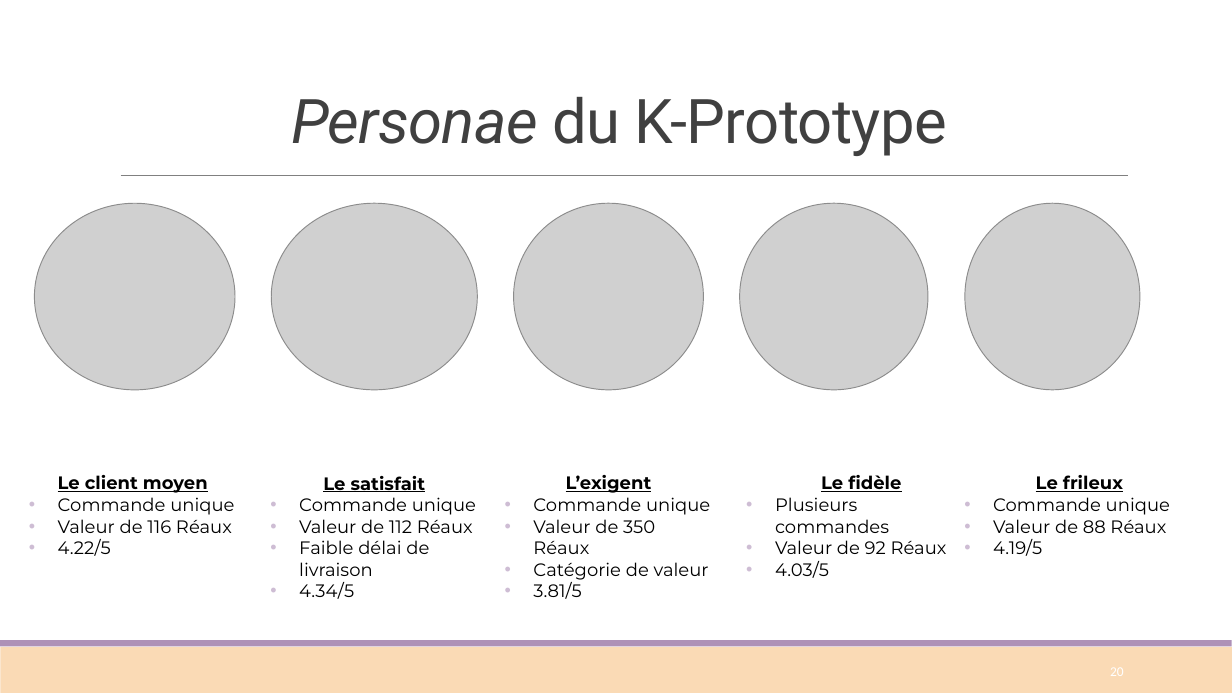
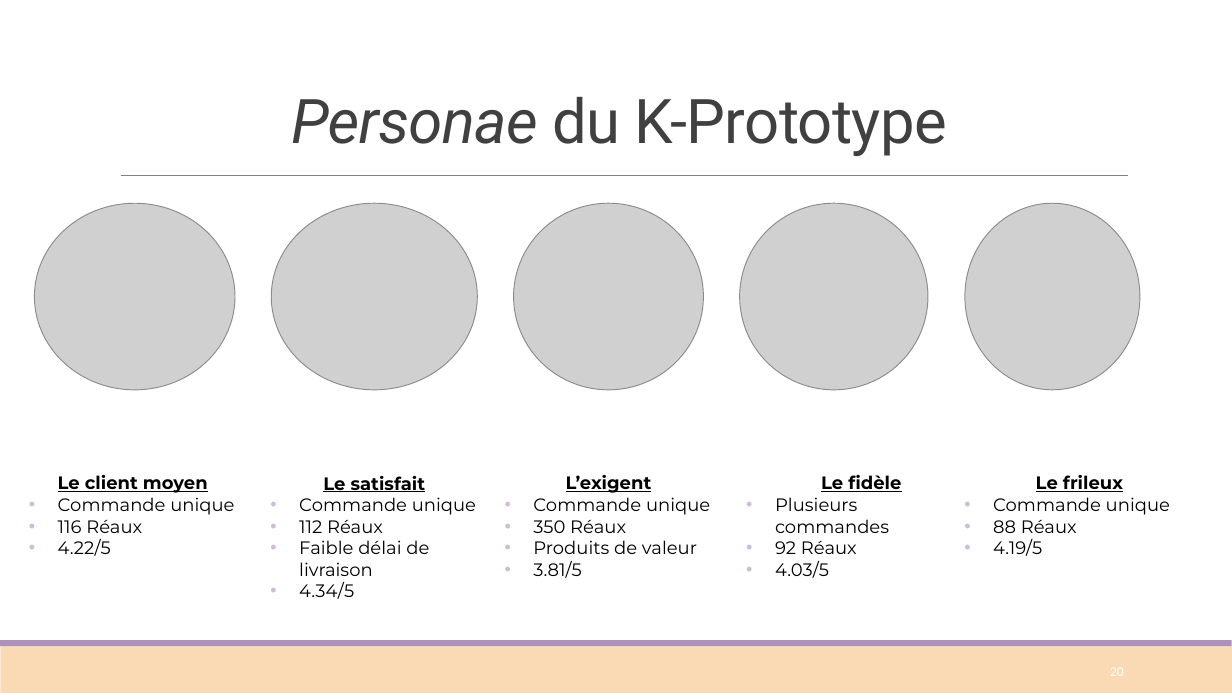
Before and after one commit to Sylvariane/segmentez_les_clients, a slide deck: slide 20 of POlist_03_presentation.pptx. Drawn at 1232x693 pixels with LibreOffice and Linux fonts; fonts in the diff are those of the drawing; grey boxes stand for pictures. Boxes give left, top, right and bottom in pixels: in the first picture for what was removed or moved away, otherwise in the second. Text is boxed around its words. In the diff, an @@ line names an element or a change of style, - is before the commit and + after.

```diff
--- a/POlist_03_presentation.pptx
+++ b/POlist_03_presentation.pptx
@@ text at (58,520,142,533): text changed @@
-• Valeur de 116 Réaux
+• 116 Réaux
@@ text at (299,520,383,533): text changed @@
-• Valeur de 112 Réaux
+• 112 Réaux
@@ text at (533,520,697,554): text changed @@
-• Valeur de 350 Réaux
-• Catégorie de valeur
+• 350 Réaux
+• Produits de valeur
@@ text at (993,520,1077,533): text changed @@
-• Valeur de 88 Réaux
+• 88 Réaux
@@ text at (775,541,857,554): text changed @@
-• Valeur de 92 Réaux
+• 92 Réaux
```
Also in this commit, not shown: 3 other slides changed.
